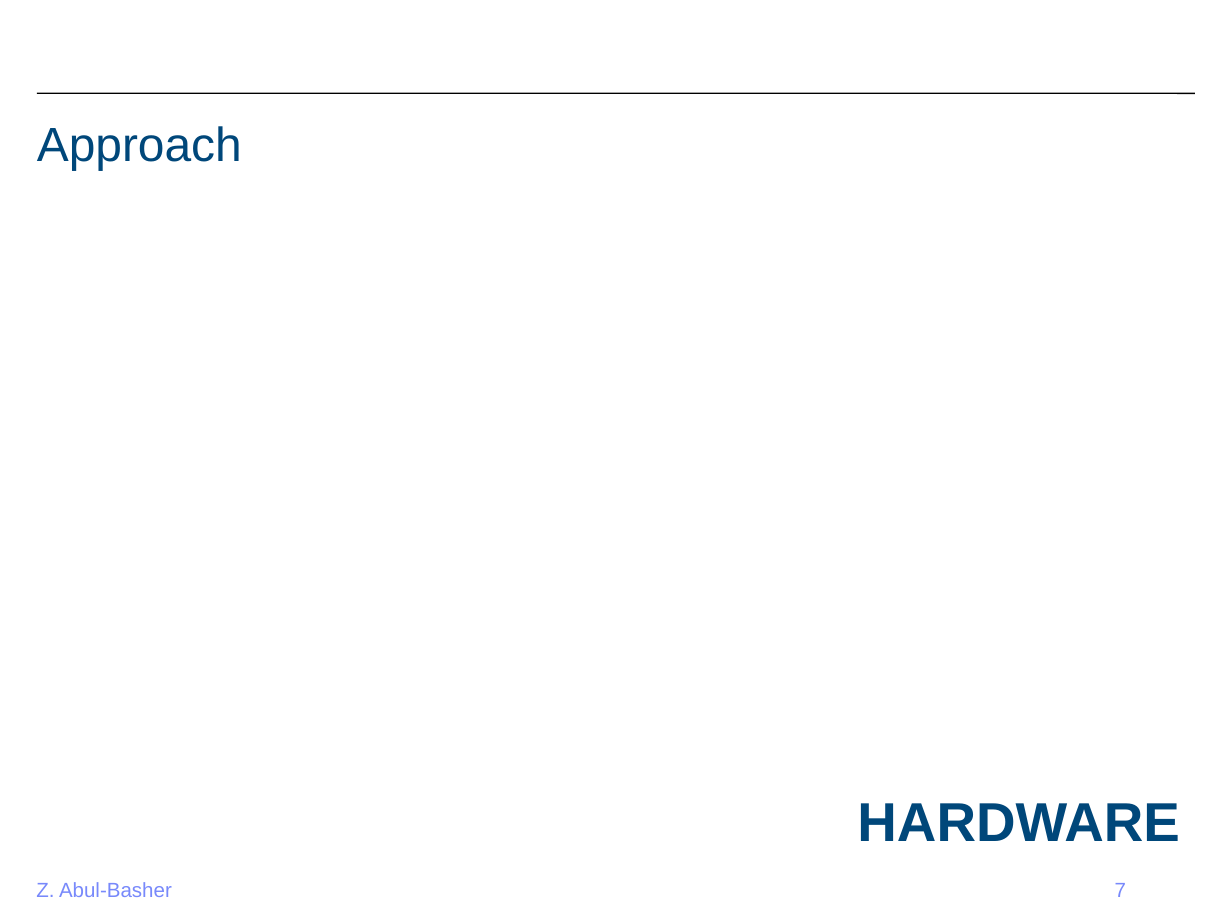
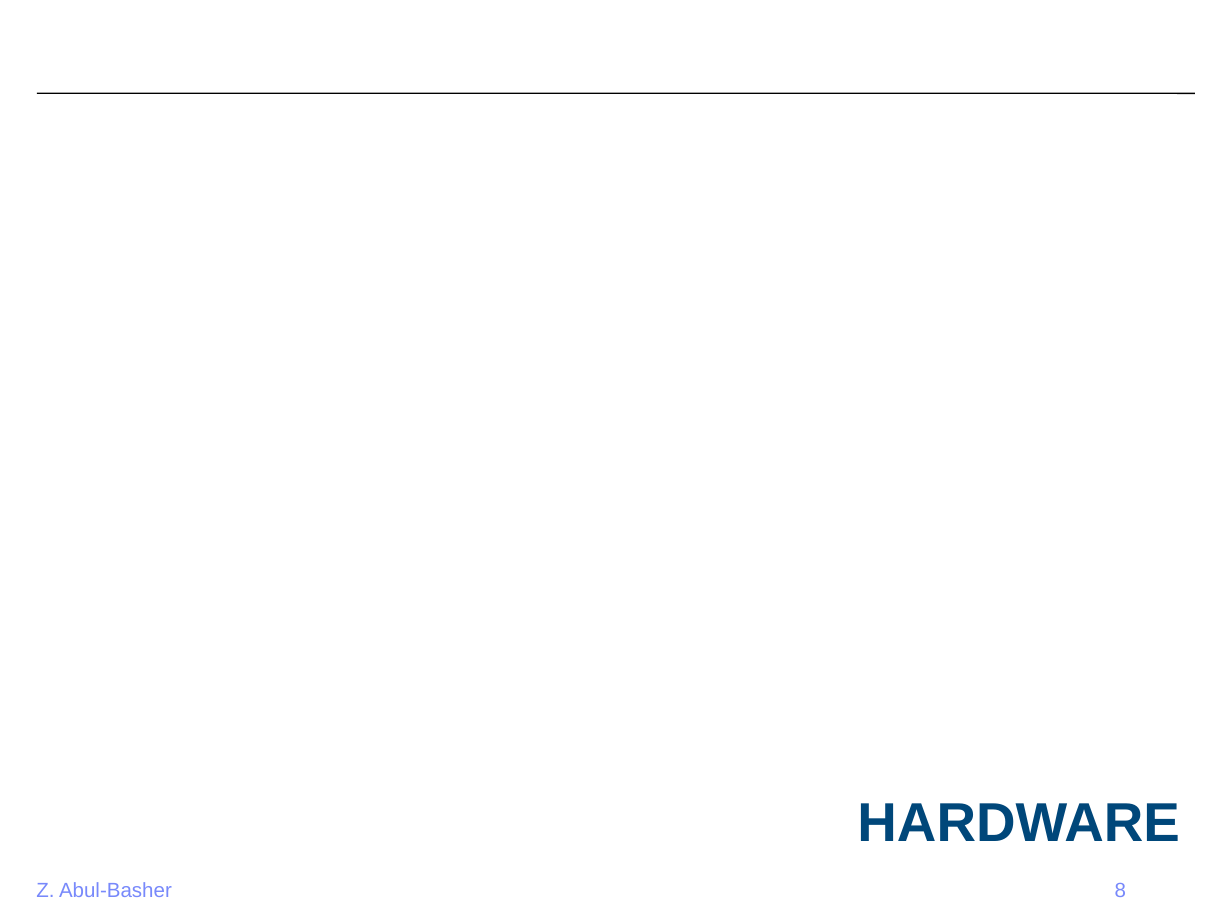
Before and after one commit to ahbuntu/Project_Reach, a slide deck: slide 8 of Reports/Final Project/Project Presentation.pptx (slide 7 before the commit). Drawn at 1232x924 pixels with LibreOffice and Linux fonts; fonts in the diff are those of the drawing; background and template pictures are left out. Boxes give left, top, right and bottom in pixels: in the first picture for what was removed or moved away, otherwise in the second. Text is boxed around its words. In the diff, an @@ line names an element or a change of style, - is before the commit and + after.

```diff
--- a/Reports/Final Project/Project Presentation.pptx
+++ b/Reports/Final Project/Project Presentation.pptx
@@ title removed at <box>37,126,242,170</box> @@
-Approach
@@ page number at <box>1115,883,1126,897</box>: text changed @@
-7
+8
```
Also in this commit, not shown: 1 other slide changed, 1 slide added, 16 other files.
